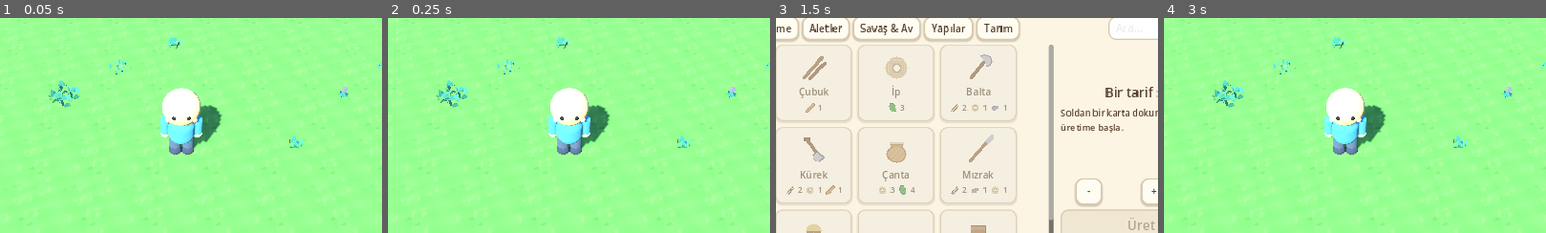
Above: before the commit, frames 1-4 (left to right).
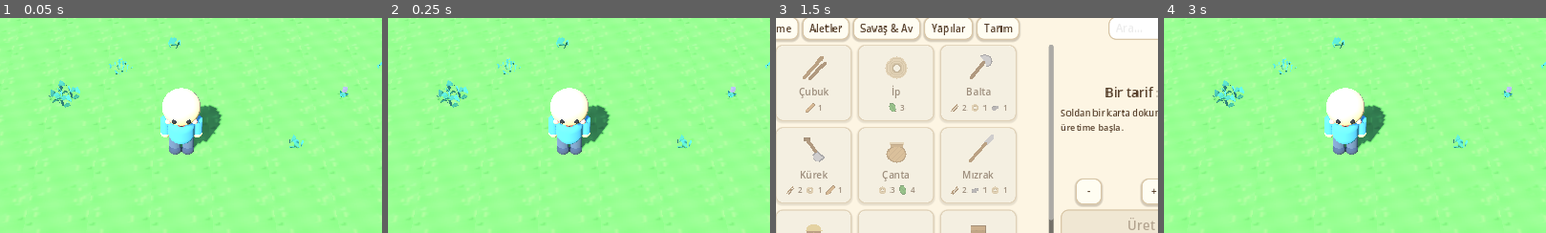
Above: after the commit, the same moments.

Repository: ozcinarece/Rable
Game: Godot game, scene res://scenes/World3D.tscn
The game is run twice, just before and just after one commit, with the same random seed, the same clock (stepped at 60 frames per second) and the same inputs.
Inputs (mouse positions are % of the whole screen's width and height, from its top left):
- Up to frame 1 (0.05 s): no input
- Up to frame 2 (0.25 s): no input
- Up to frame 3 (1.5 s): click (4, 6) at 0.5 s; click (4, 17) at 1.25 s
- Up to frame 4 (3 s): click (77, 22) at 2.02 s; type "12" at 2.1 s; click "Yeni Oyun" at 2.75 s
The pictures show only the part of the screen within x 26-76%, y 20-70%; the shares and areas given below are measured in that part.

The runs differ from the first frame. In frame 1, 0.2% of the frame differs, in the area x 43-57%, y 45-55%; in frame 2, 0.2%; in frame 3, nothing differs; in frame 4, 0.2%.

Commit message:
Yuz gorunurlugu: gozler asagi/one, percemler yukari
Co-Authored-By: Claude Fable 5 <noreply@anthropic.com>
Claude-Session: https://claude.ai/code/session_01F3YZhtJZEWdj71A8VFF7cL

Diff:
--- a/scripts/custom_character.gd
+++ b/scripts/custom_character.gd
@@ -74,15 +74,16 @@
 	_head.add_child(head_inst)
 
 	# Yuz: iki goz + yanak pembesi + minik gulumseme
+	# (gozler percemin ALTINDA kalacak yukseklikte - yuz hep okunur)
 	for side in [-1.0, 1.0]:
-		_add_ball(_head, Vector3(side * 0.055, 0.13, 0.135), 0.018, Color(0.15, 0.13, 0.14))
-		_add_ball(_head, Vector3(side * 0.105, 0.08, 0.11), 0.022, Color(0.98, 0.62, 0.58, 1.0))
+		_add_ball(_head, Vector3(side * 0.055, 0.10, 0.142), 0.02, Color(0.15, 0.13, 0.14))
+		_add_ball(_head, Vector3(side * 0.105, 0.06, 0.112), 0.022, Color(0.98, 0.62, 0.58, 1.0))
 	var smile := MeshInstance3D.new()
 	var smile_mesh := TorusMesh.new()
 	smile_mesh.inner_radius = 0.015
 	smile_mesh.outer_radius = 0.03
 	smile.mesh = smile_mesh
-	smile.position = Vector3(0, 0.075, 0.135)
+	smile.position = Vector3(0, 0.045, 0.138)
 	smile.rotation_degrees = Vector3(65, 0, 0)
 	smile.scale = Vector3(1, 1, 0.5)
 	smile.material_override = _mat(Color(0.62, 0.32, 0.28))
--- a/scripts/player3d.gd
+++ b/scripts/player3d.gd
@@ -294,13 +294,14 @@
 	dome.is_hemisphere = true
 	hair.add_child(_hat_part(dome, color, Vector3(0, 0.12, -0.015)))
 	# Percemler: alinda 5 yuvarlak tutamlik kakul sirasi
+	# (gozlerin ustunde kalir; yuz acik)
 	for i in 5:
 		var a := deg_to_rad(-52.0 + 26.0 * i)
 		var bang := SphereMesh.new()
-		bang.radius = 0.048
-		bang.height = 0.075
+		bang.radius = 0.044
+		bang.height = 0.07
 		hair.add_child(_hat_part(bang, color,
-				Vector3(sin(a) * 0.145, 0.135, cos(a) * 0.145 - 0.005)))
+				Vector3(sin(a) * 0.145, 0.152, cos(a) * 0.145 - 0.005)))
 	# Yan tutamlar: kulak ustlerini ortier
 	var side_lock := SphereMesh.new()
 	side_lock.radius = 0.06
